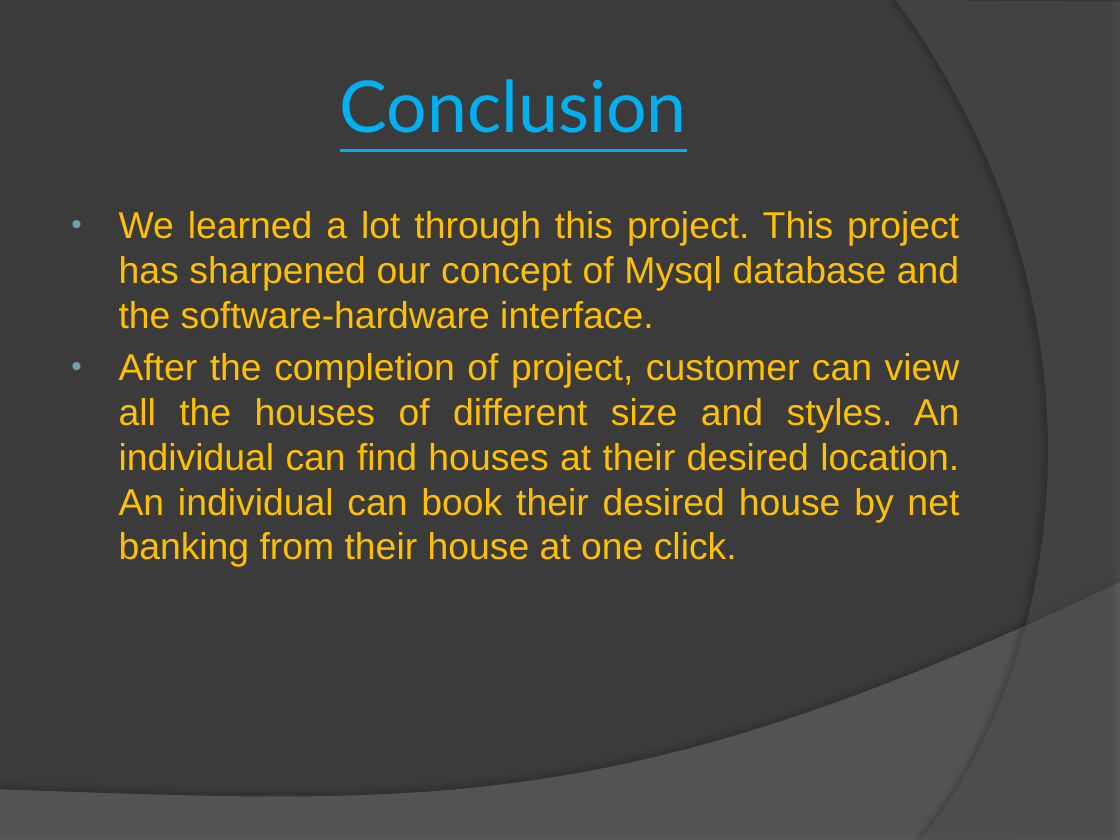
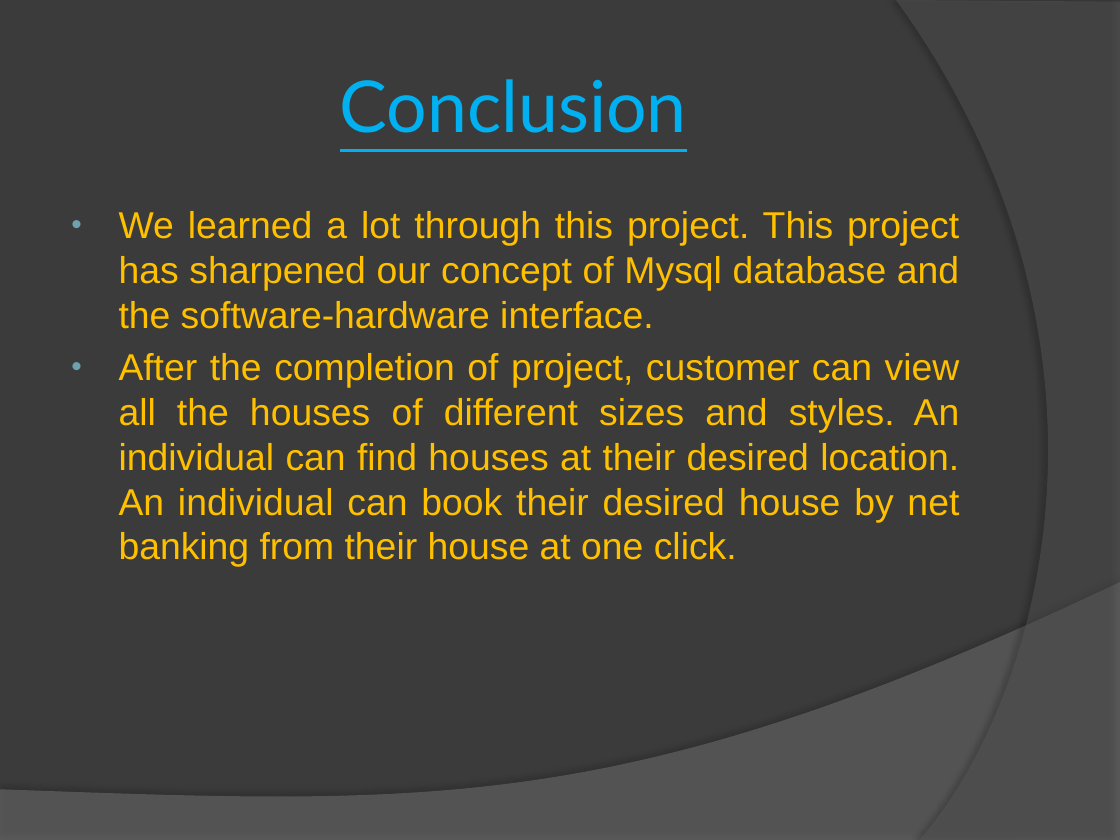
Before and after one commit to madan-mohan123/MiniProject-sem05, a slide deck: slide 19 of presentation/mini-project-presentation.pptx. Drawn at 1120x840 pixels with LibreOffice and Linux fonts; fonts in the diff are those of the drawing. Boxes give left, top, right and bottom in pixels: in the first picture for what was removed or moved away, otherwise in the second. Text is boxed around its words. In the diff, an @@ line names an element or a change of style, - is before the commit and + after.

Commit message:
Final Update

```diff
--- a/presentation/mini-project-presentation.pptx
+++ b/presentation/mini-project-presentation.pptx
@@ text at box(119, 353, 960, 567): text changed @@
-• After the completion of project, customer can view all the houses of different size and styles. An individual can find houses at their desired location. An individual can book their desired house by net banking from their house at one click.
+• After the completion of project, customer can view all the houses of different sizes and styles. An individual can find houses at their desired location. An individual can book their desired house by net banking from their house at one click.
```
Also in this commit, not shown: 7 other slides changed.
